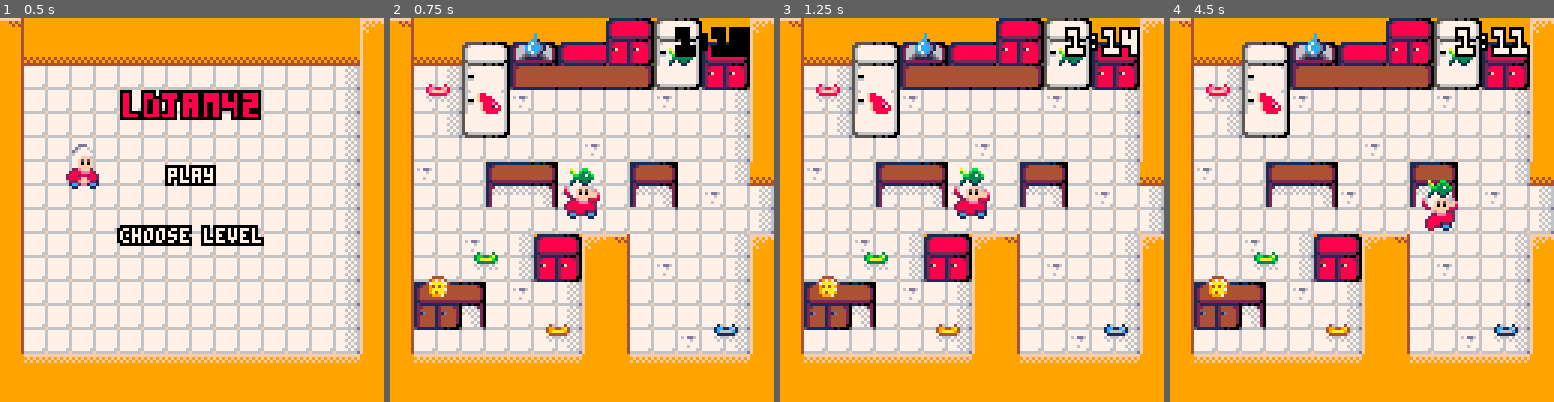
Above: before the commit, frames 1-4 (left to right).
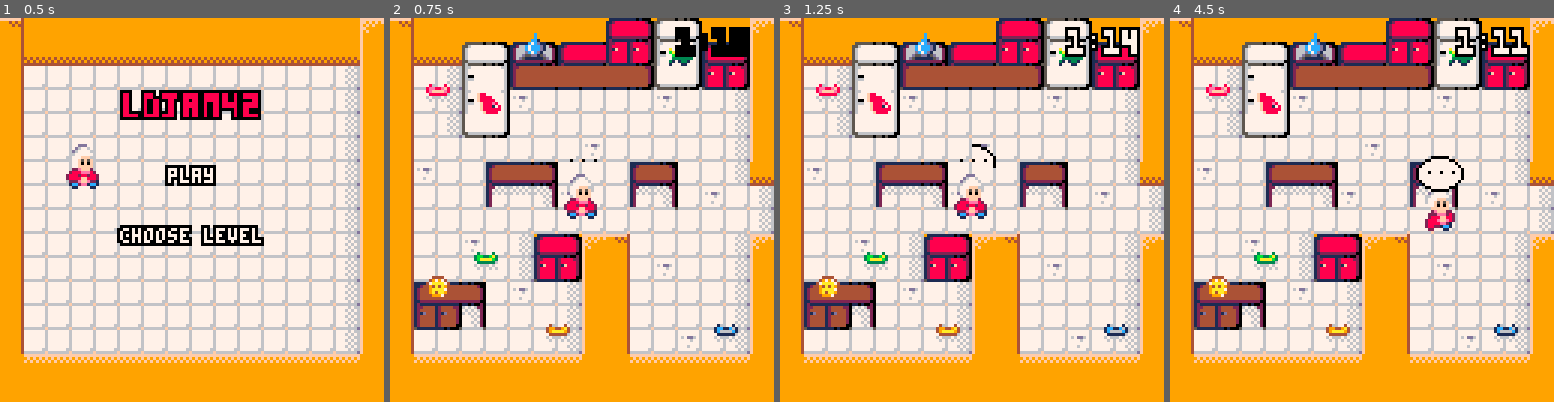
Above: after the commit, the same moments.

Repository: escargames/Cat-Lady-Simulator
Game: PICO-8 cartridge catlady.p8
Same seed, same stepped clock (60 frames per second), same inputs: the game is played once before the commit and once after it.
Inputs:
- Up to frame 1 (0.5 s): no input
- Up to frame 2 (0.75 s): tap O (Z key) at 0.7 s
- Up to frame 3 (1.25 s): no input
- Up to frame 4 (4.5 s): hold Right 1.6-2.1 s; tap O (Z key) every 0.4 s from 1.7 to 4.1 s; hold Up 2.15-2.42 s; hold Right 2.47-3.03 s; hold Left 3.08-3.58 s; hold Down 3.63-3.97 s; hold Right from 4.02 s (still down)

Frame 1 is identical in both runs. In frame 2, 0.4% of the frame differs, in the area x 45-55%, y 36-52%; in frame 3, 0.5%; in frame 4, 1.1%, in the area x 64-77%, y 35-54%.

Commit message:
Charge widget for use when we open a cupboard or something.

Diff:
--- a/catlady.p8
+++ b/catlady.p8
@@ -201,7 +201,7 @@
     desc = make_level(level)
     display = {cx = desc.display.cx, cy = desc.display.cy, width = desc.display.width, height = desc.display.height}
     timer = {min = desc.timer.min, sec = desc.timer.sec}
-    player = {x = desc.player.x, y = desc.player.y, dir = desc.player.dir, spd = desc.player.spd, carry = 1, bob = 0, walk = 0}
+    player = {x = desc.player.x, y = desc.player.y, dir = desc.player.dir, spd = desc.player.spd, bob = 0, walk = 0, charge = 0}
 
     cats = {}
     spd = desc.spd
@@ -363,6 +363,7 @@
 
     if (walk) player.walk += 0.25
     player.bob += 0.08
+    if (player.charge) player.charge += 0.02
 end
 
 --
@@ -481,6 +482,20 @@
     if player.carry then
         spr(82 + player.carry, player.x - 4, player.y - 15 + sw, 1, 1, dir_x(player.dir))
     end
+    -- display the charge widget
+    if player.charge then
+        local dx, dy = player.x - 8, player.y - 24
+        for i=1,7 do if (i>player.charge*28) palt(i, true) palt(i+7, true) else pal(i,0) pal(i+7,7) end
+        spr(70, dx + 8, dy, 1, 1)
+        for i=1,7 do if (i<14-player.charge*28) palt(i, true) palt(i+7, true) else pal(i,0) pal(i+7,7) end
+        spr(70, dx + 8, dy + 8, 1, 1, false, true)
+        for i=1,7 do if (i>player.charge*28-14) palt(i, true) palt(i+7, true) else pal(i,0) pal(i+7,7) end
+        spr(70, dx, dy + 8, 1, 1, true, true)
+        for i=1,7 do if (i<28-player.charge*28) palt(i, true) palt(i+7, true) else pal(i,0) pal(i+7,7) end
+        spr(70, dx, dy, 1, 1, true)
+        print("...", dx + 3, dy + 3, 0)
+    end
+    pal()
 end
 
 function draw_pause()
@@ -608,12 +623,12 @@
 000000000000000065555550550500065111111111111110110100056666666f6666666f66666665000000000000000033333333333333333333333333333333
 bbbbb50005bbbbbb000000000000000000000000000000000000000000000000bbbbbbbbbbbbbbbb000000000000000000000000000000000000000000000000
 bbb006676600bbbb000000000000000000000000000000000000000000000000bbbbbbbbbbbbbbbb000000000000000000000000000000000000000000000000
-bb06777777760bbb080000800300003001000010040000400000000000000000bbbbbbbbbbbbbbbb000000000000000000000000000000000000000000000000
-b5677777777765bb8ee88ef83bb33ba31cc11c61499449a40000000000000000bbbbbbbbbbb0bb0b000000000000000000000000000000000000000000000000
-b0677777777760bb8effffe83baaaab31c6666c149aaaa940000000000000000bbbbbbbbbb09b090000000000000000000000000000000000000000000000000
-b0777777777770bb088888860333333601111116044444460000000000000000bbbbbbbbb0490490000000000000000000000000000000000000000000000000
-b0677777777760bb606060606060606060606060606060600000000000000000bbbbbbbbb0919190000000000000000000000000000000000000000000000000
-b5677777777765bb060606060606060606060606060606060000000000000000bbbb000000909090000000000000000000000000000000000000000000000000
+bb06777777760bbb080000800300003001000010040000401230000000000000bbbbbbbbbbbbbbbb000000000000000000000000000000000000000000000000
+b5677777777765bb8ee88ef83bb33ba31cc11c61499449a489a3400000000000bbbbbbbbbbb0bb0b000000000000000000000000000000000000000000000000
+b0677777777760bb8effffe83baaaab31c6666c149aaaa9489abb50000000000bbbbbbbbbb09b090000000000000000000000000000000000000000000000000
+b0777777777770bb088888860333333601111116044444468abbcc5000000000bbbbbbbbb0490490000000000000000000000000000000000000000000000000
+b0677777777760bb606060606060606060606060606060609accddd600000000bbbbbbbbb0919190000000000000000000000000000000000000000000000000
+b5677777777765bb06060606060606060606060606060606cddeeee700000000bbbb000000909090000000000000000000000000000000000000000000000000
 bb06777777760bbbf880000000000000000c0000004444000000000000000000bbb0444949999990000000000000000000000000000000000000000000000000
 bbb506777605bbbbf8888000a000bb00000c0000049797400000000000000000bb0949494999900b000000000000000000000000000000000000000000000000
 bbbbb05770bbbbbbf8888800ba0b33b000cc100047aaaa740000000000000000bb04949999990bbb000000000000000000000000000000000000000000000000
